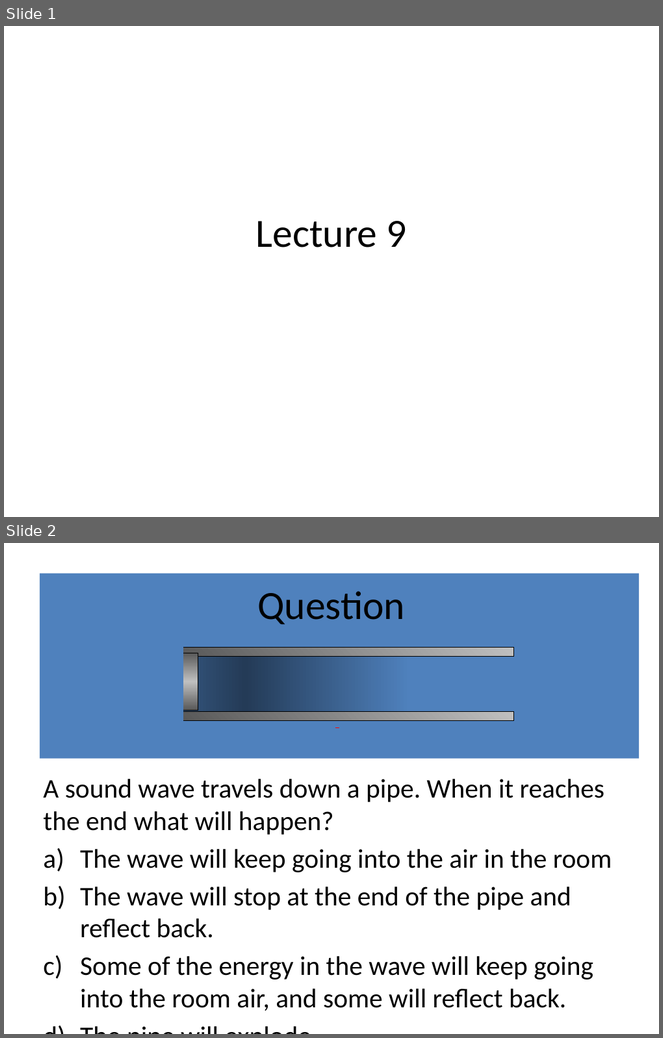
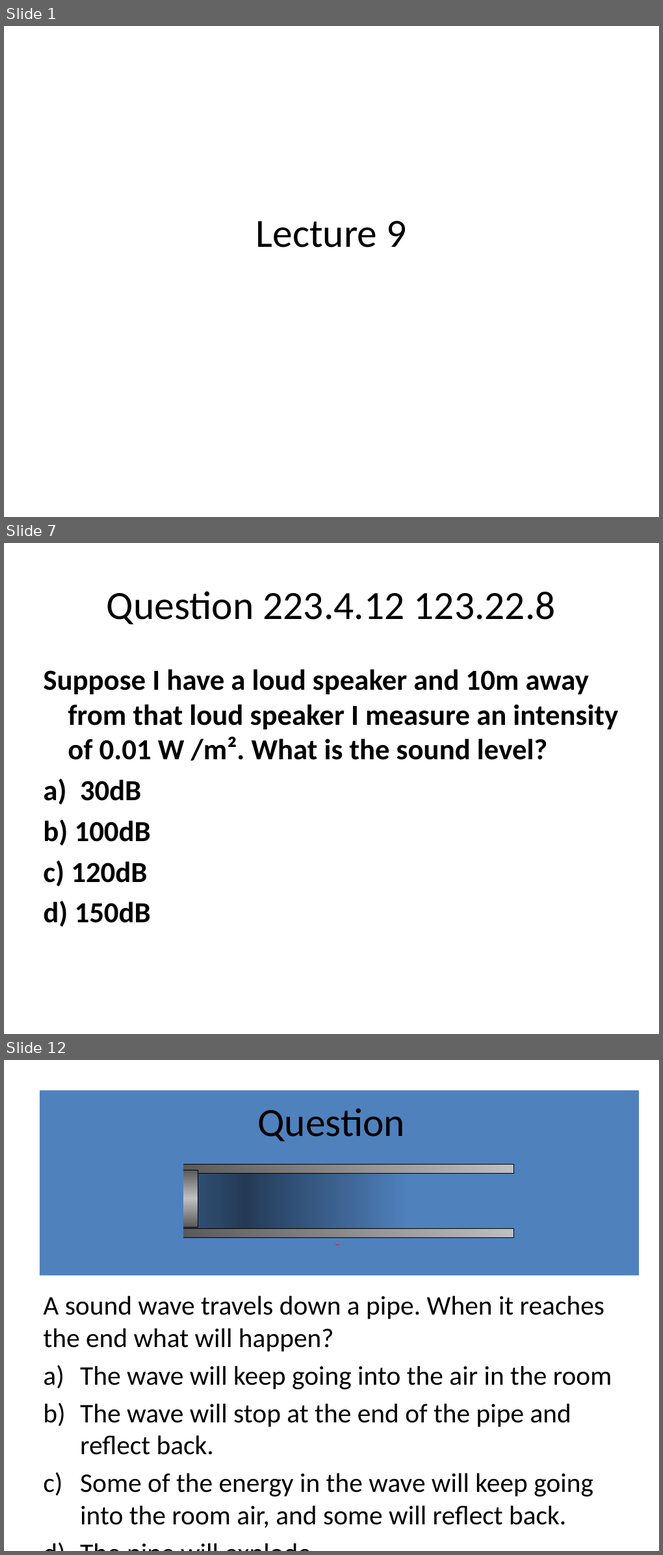
Before and after one commit to rtlines/Introductory-Physics-II, a slide deck: Lecture_Slides/PH 123 Lecture 09.pptx. Shown one above the other, each under a label of ours: slides 1 and 2 before the commit, slides 1, 7 and 12 after it; the slides between them are not shown. The pictures are 663x1038 and 663x1555 pixels, drawn with LibreOffice and Linux fonts; fonts in the diff are those of the drawing. Boxes give left, top, right and bottom in pixels: in the first picture for what was removed or moved away, otherwise in the second. Text is boxed around its words. In the diff, an @@ line names an element or a change of style, - is before the commit and + after.

```diff
--- a/Lecture_Slides/PH 123 Lecture 09.pptx
+++ b/Lecture_Slides/PH 123 Lecture 09.pptx
@@ slide 7 added at box(4, 543, 659, 1034), background #FFFFFF @@
@@ title added at box(107, 591, 556, 624), 44 pt, text #000000 @@
+Question 223.4.12 123.22.8
@@ text added at box(43, 669, 618, 927), 32 pt, text #000000, bold @@
+Suppose I have a loud speaker and 10m away from that loud speaker I measure an intensity of 0.01 W /m². What is the sound level?
+a) 30dB
+b) 100dB
+c) 120dB
+d) 150dB
@@ what was slide 2 is now slide 12 @@
```
Also in this commit, not shown: 12 other slides added, 51 other files.
